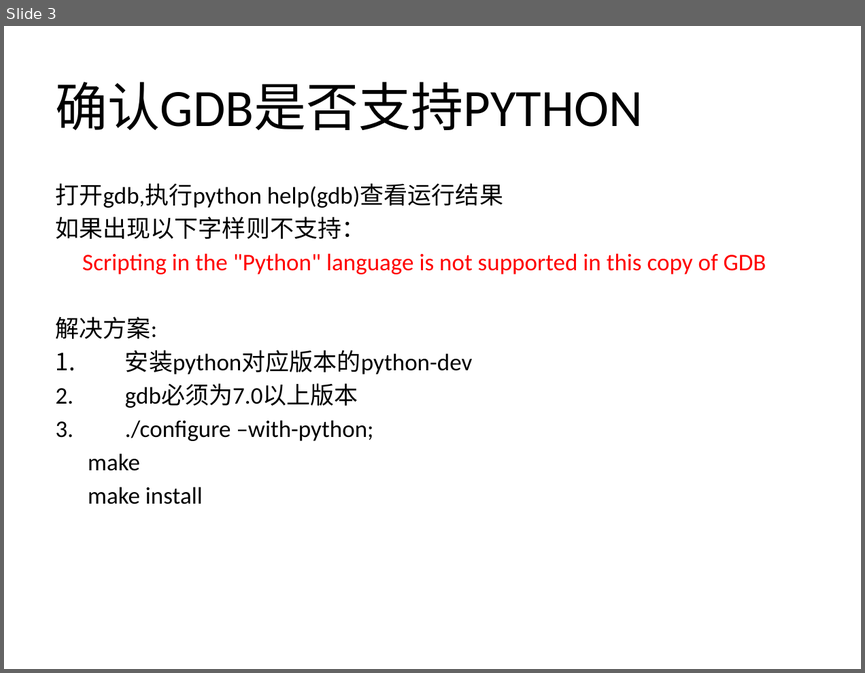
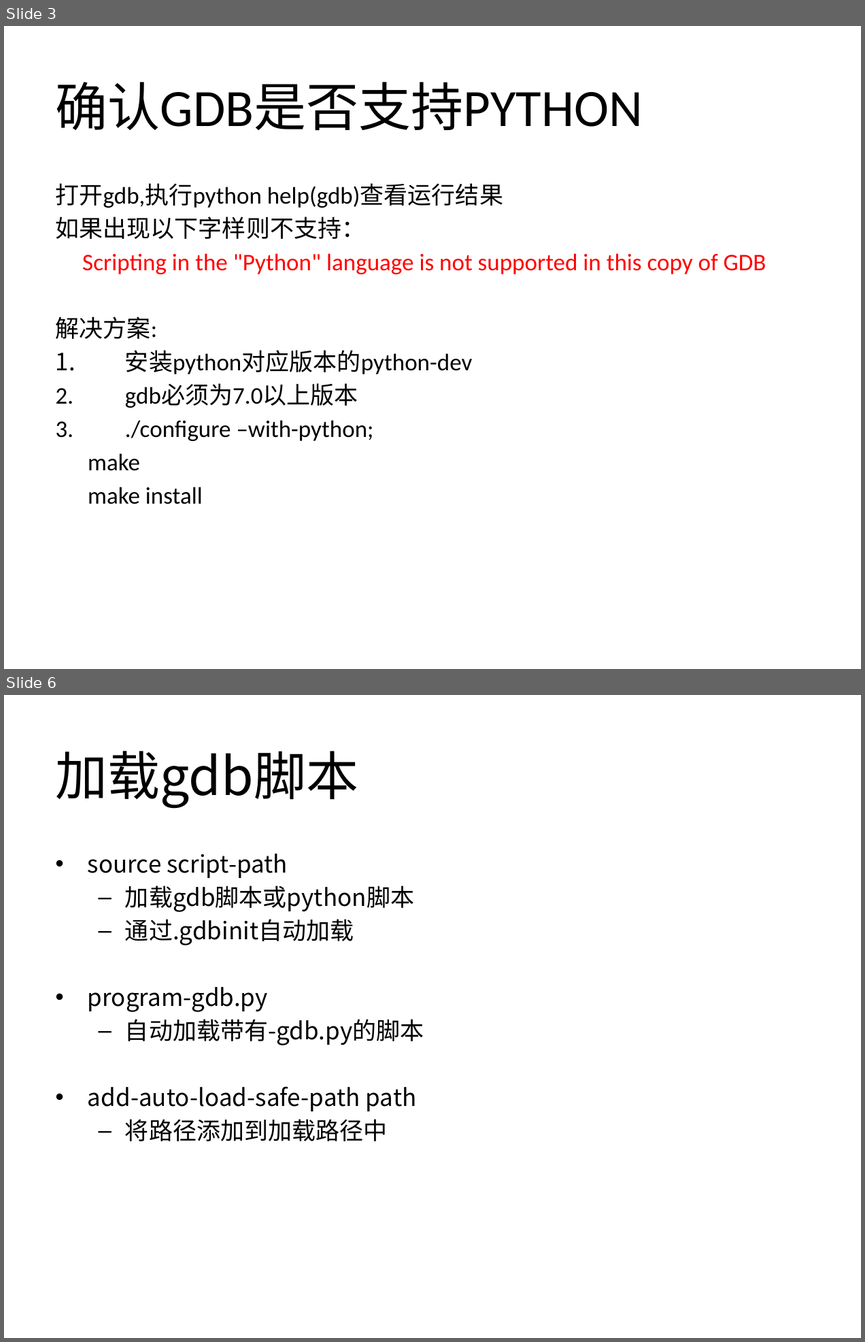
Before and after one commit to mir1128/GDBTraining, a slide deck: session3/Debugging Workshop 3.pptx. Shown one above the other, each under a label of ours: slide 3 before the commit, slides 3 and 6 after it; the slides between them are not shown. The pictures are 865x673 and 865x1342 pixels, drawn with LibreOffice and Linux fonts; fonts in the diff are those of the drawing. Boxes give left, top, right and bottom in pixels: in the first picture for what was removed or moved away, otherwise in the second. Text is boxed around its words. In the diff, an @@ line names an element or a change of style, - is before the commit and + after.

```diff
--- a/session3/Debugging Workshop 3.pptx
+++ b/session3/Debugging Workshop 3.pptx
@@ slide 6 added at (4, 695, 861, 1338), background #FFFFFF @@
@@ title added at (56, 751, 359, 808), 44 pt, text #000000 @@
+加载gdb脚本
@@ text added at (88, 853, 424, 1141), 20 pt, text #000000 @@
+• source script-path
+  – 加载gdb脚本或python脚本
+  – 通过.gdbinit自动加载
+• program-gdb.py
+  – 自动加载带有-gdb.py的脚本
+• add-auto-load-safe-path path
+  – 将路径添加到加载路径中
```
Also in this commit, not shown: 1 slide changed, 7 other slides added, 2 other files.
